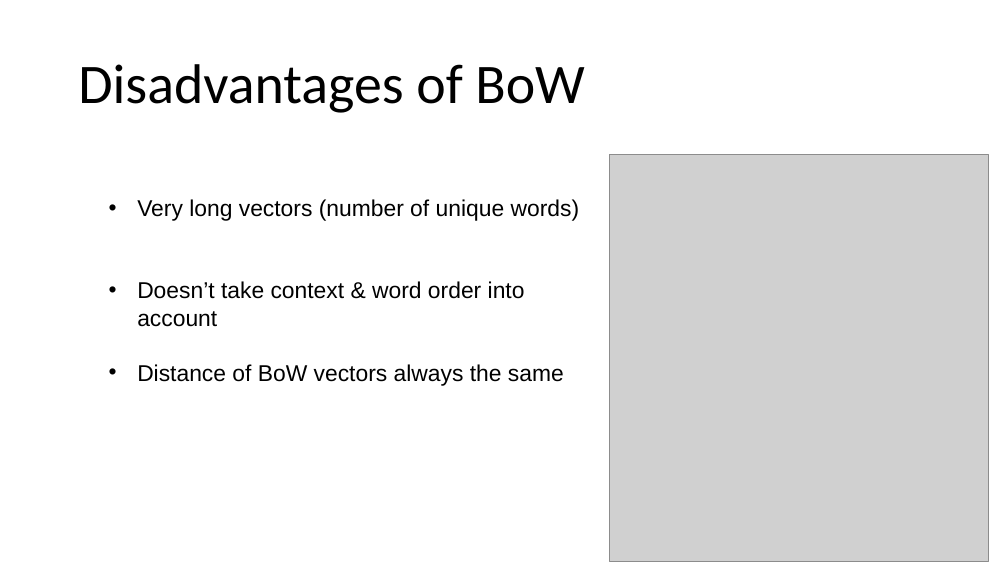
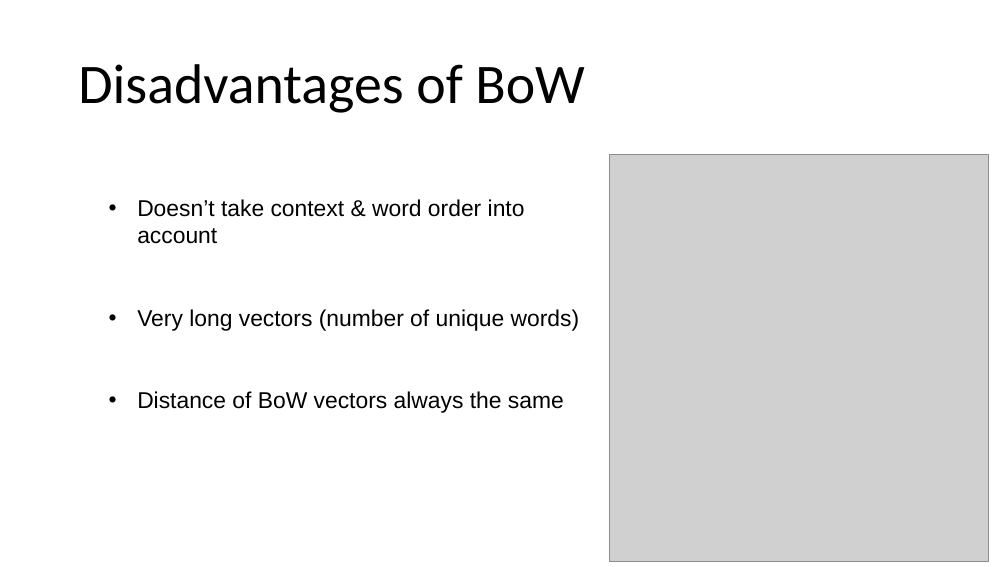
Before and after one commit to angkoulouras/15.S60_2024, a slide deck: slide 17 of 3_natural_language_processing/3. Advanced DL and Natural Language Processing.pptx. Drawn at 1008x567 pixels with LibreOffice and Linux fonts; fonts in the diff are those of the drawing; grey boxes stand for pictures. Boxes give left, top, right and bottom in pixels: in the first picture for what was removed or moved away, otherwise in the second. Text is boxed around its words. In the diff, an @@ line names an element or a change of style, - is before the commit and + after.

Commit message:
Section 3 correction

```diff
--- a/3_natural_language_processing/3. Advanced DL and Natural Language Processing.pptx
+++ b/3_natural_language_processing/3. Advanced DL and Natural Language Processing.pptx
@@ text at (x1=137, y1=199, x2=525, y2=244): paragraph added @@
+• Doesn’t take context & word order into account
@@ text at (x1=137, y1=281, x2=525, y2=327): paragraph removed @@
-• Doesn’t take context & word order into account
```
